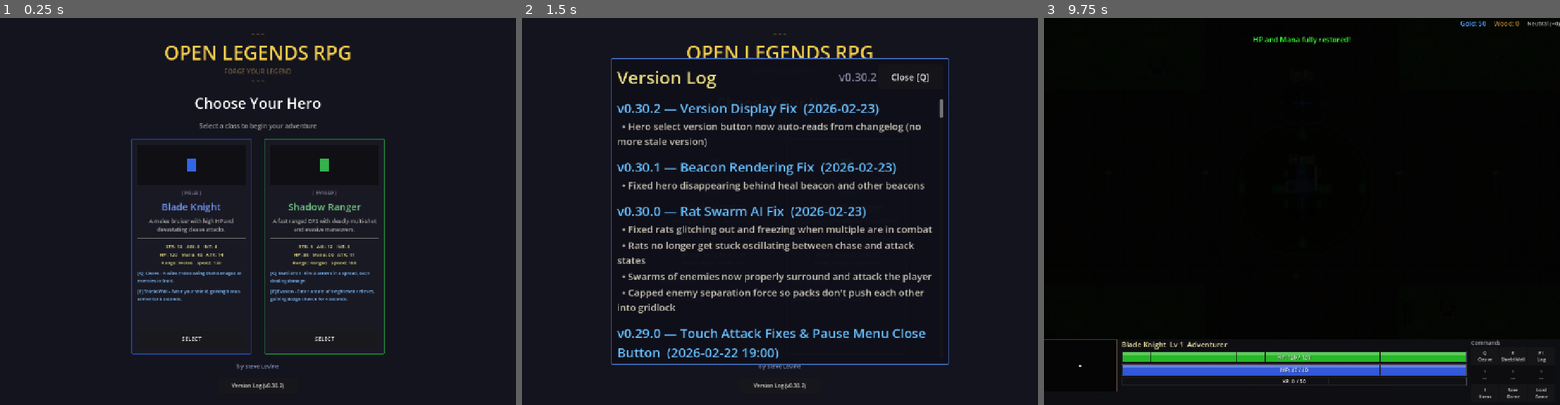
Above: before the commit, frames 1-3 (left to right).
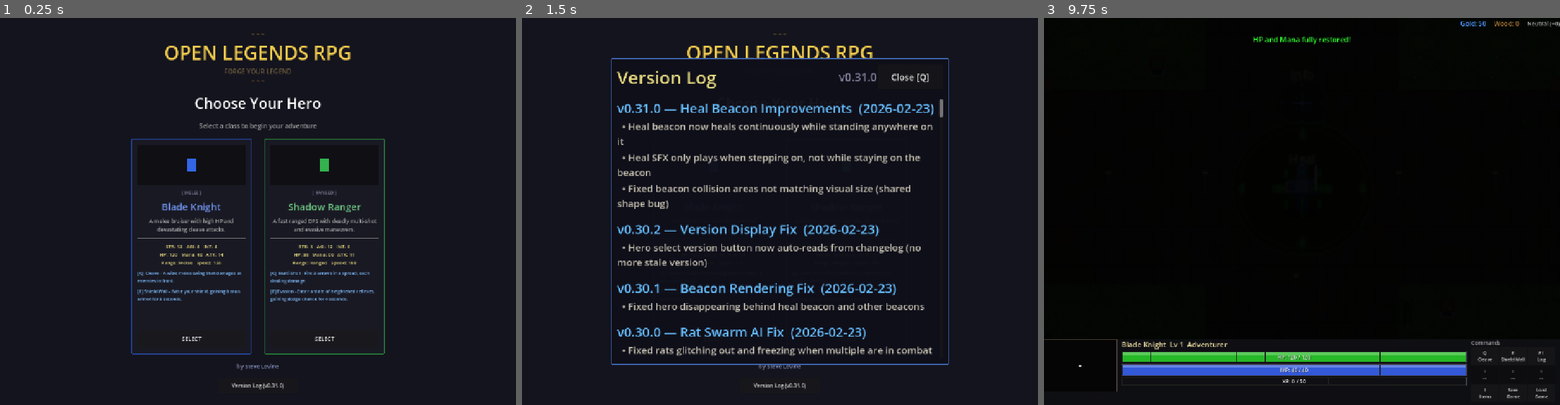
Above: after the commit, the same moments.

Repository: slxny/legends-open-rpg
Game: Godot game, scene res://scenes/main.tscn
Same seed, same stepped clock (60 frames per second), same inputs: the game is played once before the commit and once after it.
Inputs (mouse positions are in pixels of both pictures, inside the frame that each line leads up to):
- Up to frame 1 (0.25 s): no input
- Up to frame 2 (1.5 s): click "Version Log (v0.30.2)" (after the commit: "Version Log (v0.31.0)") at 0.5 s; click "SELECT" at 1.25 s
- Up to frame 3 (9.75 s): click "SELECT" at 2 s; tap Enter at 2.75, 4.25, 5.75 s; move the mouse to (1415, 192) at 2.77 s; hold D (move_right) 2.78-3.5 s; hold Q (ability_1) 2.78-3.5 s; click (1415, 192) at 2.92 s; tap Space (attack) at 3.5, 6.5 s; drag from (1198, 230) to (1276, 288) at 3.52 s; move the mouse to (1353, 126) at 4.27 s; hold D (move_right) 4.28-5 s; hold Space (attack) 4.28-5 s; drag from (1276, 288) to (1147, 153) at 5.02 s; move the mouse to (1456, 269) at 5.77 s; hold A (move_left) 5.78-6.5 s; tap 1 at 5.85 s; drag from (1147, 153) to (1224, 114) at 6.52 s; move the mouse to (1327, 211) at 7.27 s; hold S (move_down) 7.28-8 s; tap 3 at 7.35 s; click (1327, 211) at 7.42 s; drag from (1224, 114) to (1198, 230) at 8.02 s; move the mouse to (1415, 192) at 8.77 s; hold W (move_up) 8.78-9.5 s; hold Q (ability_1) 8.78-9.5 s; drag from (1198, 230) to (1276, 288) at 9.52 s

The runs differ from the first frame. In frame 1, less than 0.1% of the frame differs, in the area x 53-55%, y 94-96%; in frame 2, 10%, in the area x 18-82%, y 14-96%; in frame 3, nothing differs.

Commit message:
Fix heal beacon: continuous healing, correct collision area, SFX on entry only
- Heal tick interval reduced from 1.0s to 0.15s so player stays at
  full HP while standing on the beacon
- Duplicate collision shape in _ready() so beacon instances don't
  share a single CircleShape2D sub-resource (was causing beacons
  with different radii to overwrite each other's collision area)
- SFX only plays on body_entered, not during continuous healing

https://claude.ai/code/session_01RB2AePYndL1D9uWqcKmGGR

Diff:
--- a/scenes/npcs/beacon.gd
+++ b/scenes/npcs/beacon.gd
@@ -17,7 +17,7 @@
 
 var _player_inside: bool = false
 var _heal_tick_timer: float = 0.0
-const HEAL_TICK_INTERVAL := 1.0  # Heal every second while standing on a heal beacon
+const HEAL_TICK_INTERVAL := 0.15  # Heal frequently while standing on a heal beacon
 const ZOOM_REF := 3.0
 
 # Map beacon colors to texture names
@@ -53,9 +53,10 @@
 	else:
 		label.visible = false
 
-	# Set collision shape
+	# Set collision shape — make unique so instances don't share the sub-resource
 	var shape = $CollisionShape2D
 	if shape and shape.shape is CircleShape2D:
+		shape.shape = shape.shape.duplicate()
 		shape.shape.radius = beacon_radius
 
 func _process(delta: float) -> void:
--- a/scenes/ui/changelog_dialog.gd
+++ b/scenes/ui/changelog_dialog.gd
@@ -9,9 +9,19 @@
 var _is_visible: bool = false
 var _is_mobile: bool = false
 
-const GAME_VERSION := "v0.30.2"
+const GAME_VERSION := "v0.31.0"
 
 const CHANGELOG: Array[Dictionary] = [
+	{
+		"version": "v0.31.0",
+		"title": "Heal Beacon Improvements",
+		"date": "2026-02-23",
+		"entries": [
+			"Heal beacon now heals continuously while standing anywhere on it",
+			"Heal SFX only plays when stepping on, not while staying on the beacon",
+			"Fixed beacon collision areas not matching visual size (shared shape bug)",
+		]
+	},
 	{
 		"version": "v0.30.2",
 		"title": "Version Display Fix",
